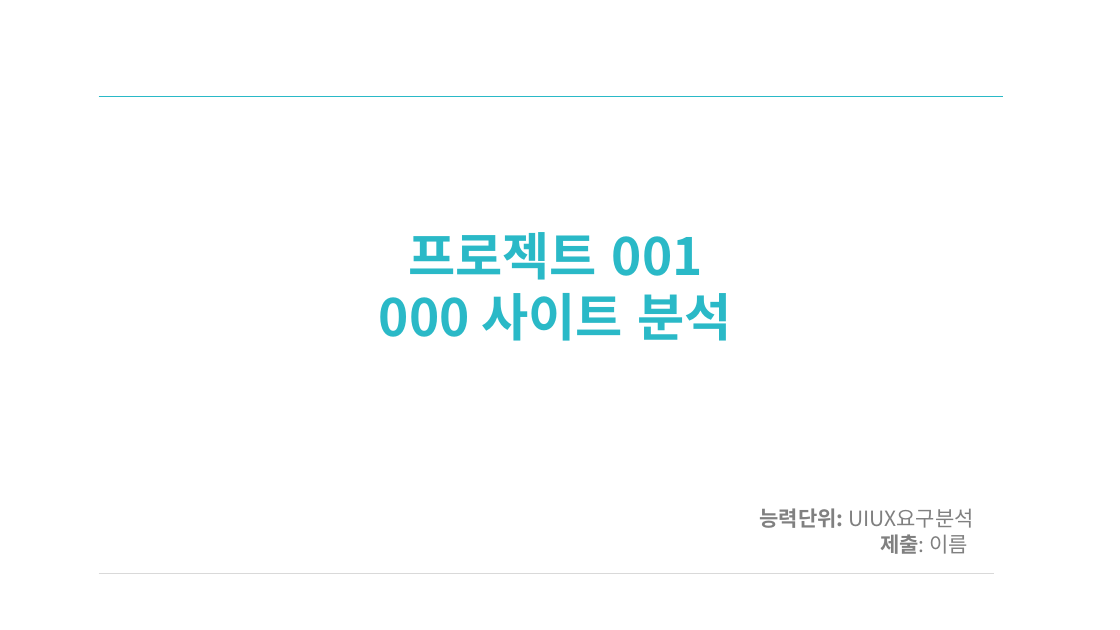
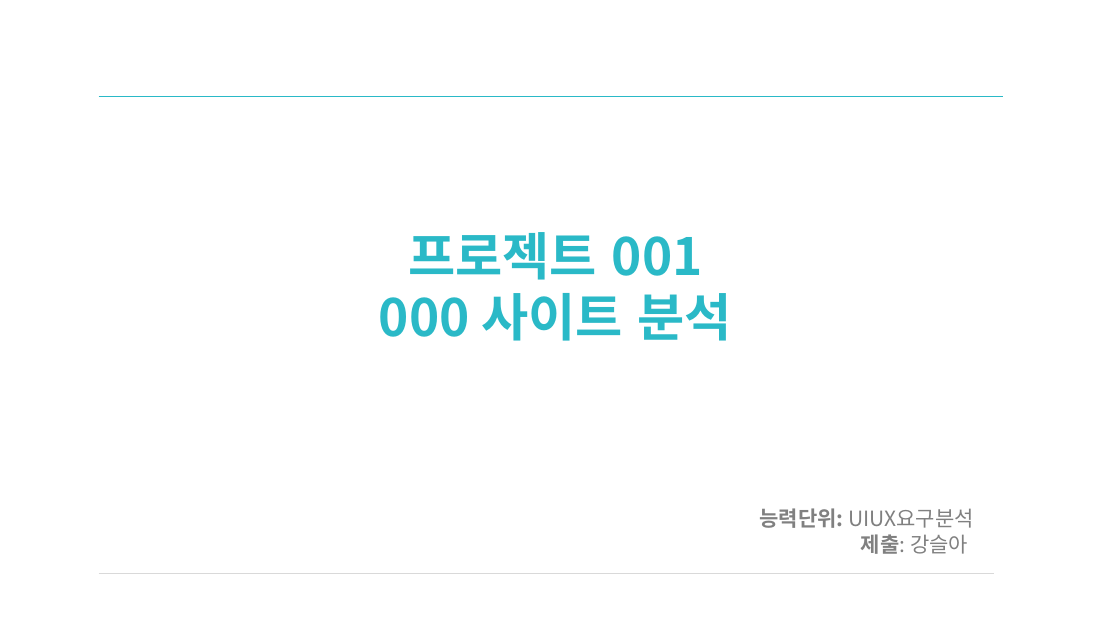
Before and after one commit to sakang07/Front-end_Study, a slide deck: slide 18 of n_01_UIUX요구분석_공차.pptx. Drawn at 1120x630 pixels with LibreOffice and Linux fonts; fonts in the diff are those of the drawing. Boxes give left, top, right and bottom in pixels: in the first picture for what was removed or moved away, otherwise in the second. Text is boxed around its words. In the diff, an @@ line names an element or a change of style, - is before the commit and + after.

```diff
--- a/n_01_UIUX요구분석_공차.pptx
+++ b/n_01_UIUX요구분석_공차.pptx
@@ subtitle at (861, 534, 968, 554): text changed @@
-제출: 이름
+제출: 강슬아
```
Also in this commit, not shown: 7 other slides changed, 8 other files.
